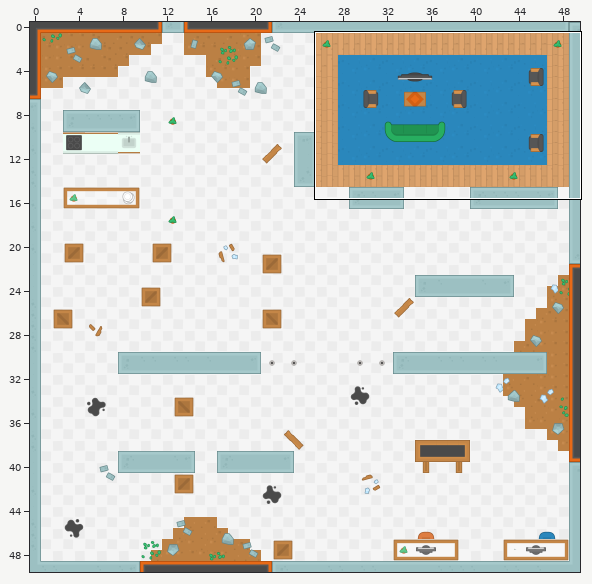
Two states of a Tiled map, Brainstein/assets/tilemaps/laboratorio.tmx. The first picture is a wide view before the edit; the outline marks the close-up.
Close-up. The starting point:
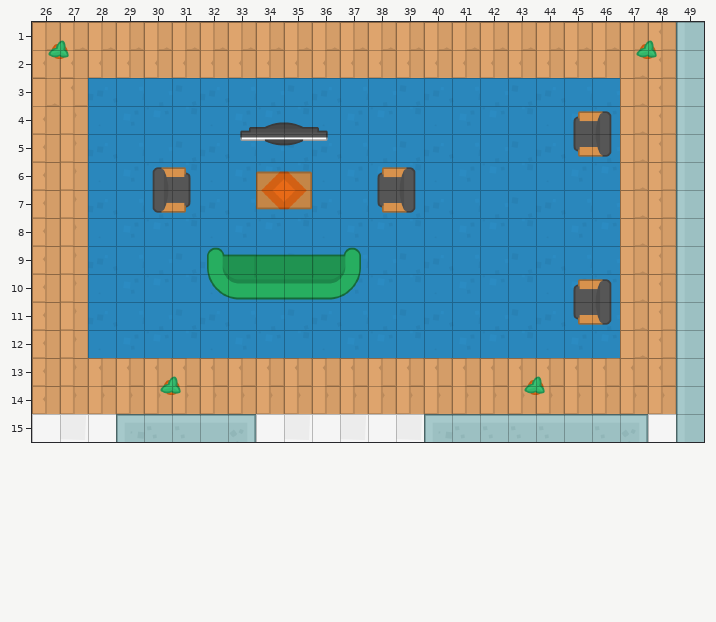
Cells are 64x64 px. Shown: x 26..49, y 1..15. The commit also changed other parts of the map, which this record leaves out.
Now the later version:
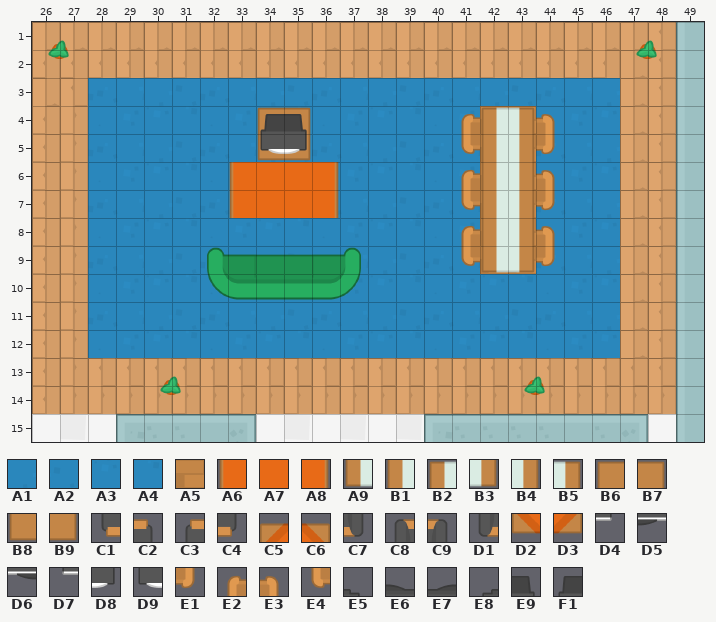
Key: from "tilesheet_complete_2X": A1 36, A2 37, A3 90, A4 91, A5 140, A6 210, A7 211, A8 213, A9 1668 turned 270, B1 1669 turned 270, B2 1673 turned 270, B3 1722 turned 270, B4 1723 turned 270, B5 1727 turned 270, B6 1774, B7 1775, B8 1828, B9 1829, C1 1980 turned 270, C2 1980 turned 90, C3 1981 turned 270, C4 1981 turned 90, C5 1992, C6 1993, C7 2034 turned 270, C8 2034 turned 90, C9 2035 turned 270, D1 2035 turned 90, D2 2046, D3 2047, D4 2088 turned 180, D5 2089 turned 180, D6 2090 turned 180, D7 2091 turned 180, D8 2096 turned 180, D9 2097 turned 180, E1 2136 turned 270, E2 2136 turned 90, E3 2137 turned 270, E4 2137 turned 90, E5 2142 turned 180, E6 2143 turned 180, E7 2144 turned 180, E8 2145 turned 180, E9 2150 turned 180, F1 2151 turned 180.
__ is an empty cell.
From old to new:
Layer "backgroundLayer":
Tile A5 replaces tile A1 in row 5 at x 42; in row 7 at x 42; in row 9 at x 42.
Tile A5 replaces tile A2 in row 5 at x 43; in row 7 at x 43; in row 9 at x 43.
Tile A5 replaces tile A3 in row 4 at x 42; in row 6 at x 42; in row 8 at x 42.
Tile A5 replaces tile A4 in row 4 at x 43; in row 6 at x 43; in row 8 at x 43.
Layer "backgroundLayer2":
Tile A6 is added in rows 6 to 7 at x 33.
Tile A7 is added in rows 6 to 7 at x 34 to 35.
Tile A8 is added in rows 6 to 7 at x 36.
Tile B6 is added in row 4 at x 34.
Tile B7 is added in row 4 at x 35.
Tile B8 is added in row 5 at x 34.
Tile B9 is added in row 5 at x 35.
Tile E1 is added in row 5 at x 44; in row 7 at x 44; in row 9 at x 44.
Tile E2 is added in row 4 at x 41; in row 6 at x 41; in row 8 at x 41.
Tile E3 is added in row 4 at x 44; in row 6 at x 44; in row 8 at x 44.
Tile E4 is added in row 5 at x 41; in row 7 at x 41; in row 9 at x 41.
Layer "collisionLayer":
Tile A9 is added in row 9 at x 42.
Tile B1 is added in rows 5 to 8 at x 42.
Tile B2 is added in row 4 at x 42.
Tile B3 is added in row 9 at x 43.
Tile B4 is added in rows 5 to 8 at x 43.
Tile B5 is added in row 4 at x 43.
Tile D8 replaces tile D5 in row 5 at x 35.
Tile D9 replaces tile D6 in row 5 at x 34.
Tile E9 replaces tile E6 in row 4 at x 35.
Tile F1 replaces tile E7 in row 4 at x 34.
Tile C1 is removed in row 5 at x 45; in row 7 at x 38; in row 11 at x 45.
Tile C2 is removed in row 6 at x 31.
Tile C3 is removed in row 4 at x 45; in row 6 at x 38; in row 10 at x 45.
Tile C4 is removed in row 7 at x 31.
Tile C5 is removed in row 6 at x 34.
Tile C6 is removed in row 6 at x 35.
Tile C7 is removed in row 5 at x 46; in row 7 at x 39; in row 11 at x 46.
Tile C8 is removed in row 6 at x 30.
Tile C9 is removed in row 4 at x 46; in row 6 at x 39; in row 10 at x 46.
Tile D1 is removed in row 7 at x 30.
Tile D2 is removed in row 7 at x 34.
Tile D3 is removed in row 7 at x 35.
Tile D4 is removed in row 5 at x 36.
Tile D7 is removed in row 5 at x 33.
Tile E5 is removed in row 4 at x 36.
Tile E8 is removed in row 4 at x 33.
Changed places in both close-ups, as pixel boxes (x1, y1, x2, y2):
changed: (229, 107, 339, 218)
changed: (461, 106, 612, 325)
removed: (152, 167, 191, 213)
removed: (377, 167, 416, 213)
